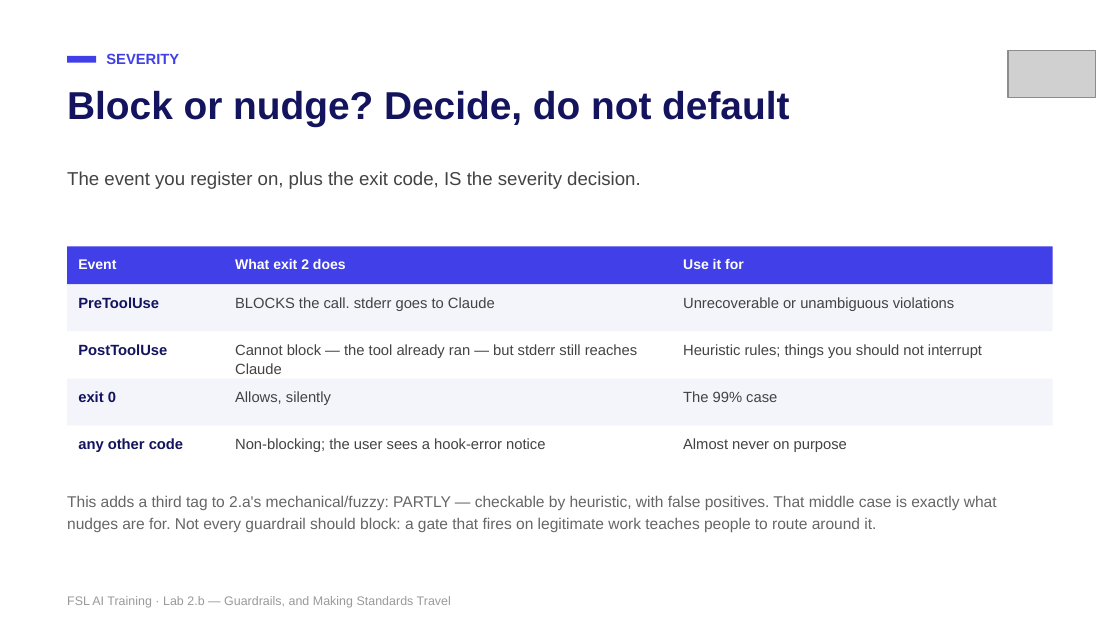
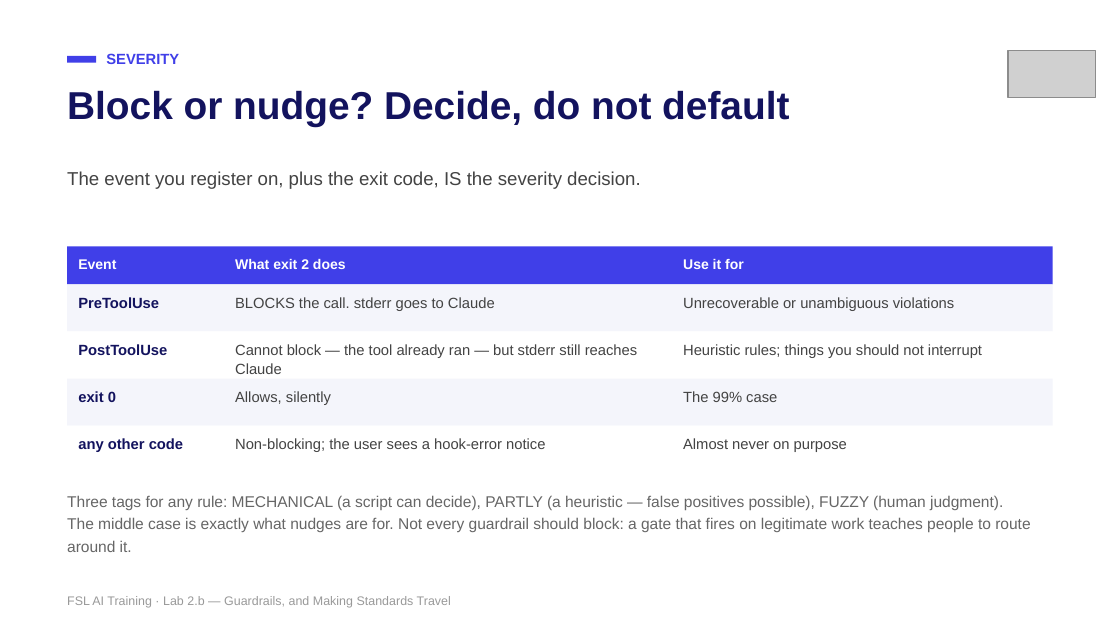
Before and after one commit to mike-tajmajer-fullstacklabs/fsl-taskboard-lab, a slide deck: slide 11 of docs/instructor/lab-2b-guardrails.pptx (slide 8 before the commit). Drawn at 1120x630 pixels with LibreOffice and Linux fonts; fonts in the diff are those of the drawing; grey boxes stand for pictures. Boxes give left, top, right and bottom in pixels: in the first picture for what was removed or moved away, otherwise in the second. Text is boxed around its words. In the diff, an @@ line names an element or a change of style, - is before the commit and + after.

```diff
--- a/docs/instructor/lab-2b-guardrails.pptx
+++ b/docs/instructor/lab-2b-guardrails.pptx
@@ text at (67,495,1030,532): text changed @@
-This adds a third tag to 2.a's mechanical/fuzzy: PARTLY — checkable by heuristic, with false positives. That middle case is exactly what nudges are for. Not every guardrail should block: a gate that fires on legitimate work teaches people to route around it.
+Three tags for any rule: MECHANICAL (a script can decide), PARTLY (a heuristic — false positives possible), FUZZY (human judgment). The middle case is exactly what nudges are for. Not every guardrail should block: a gate that fires on legitimate work teaches people to route around it.
```
Also in this commit, not shown: 16 other slides changed, 7 slides added, 6 slides removed, 25 other files.
